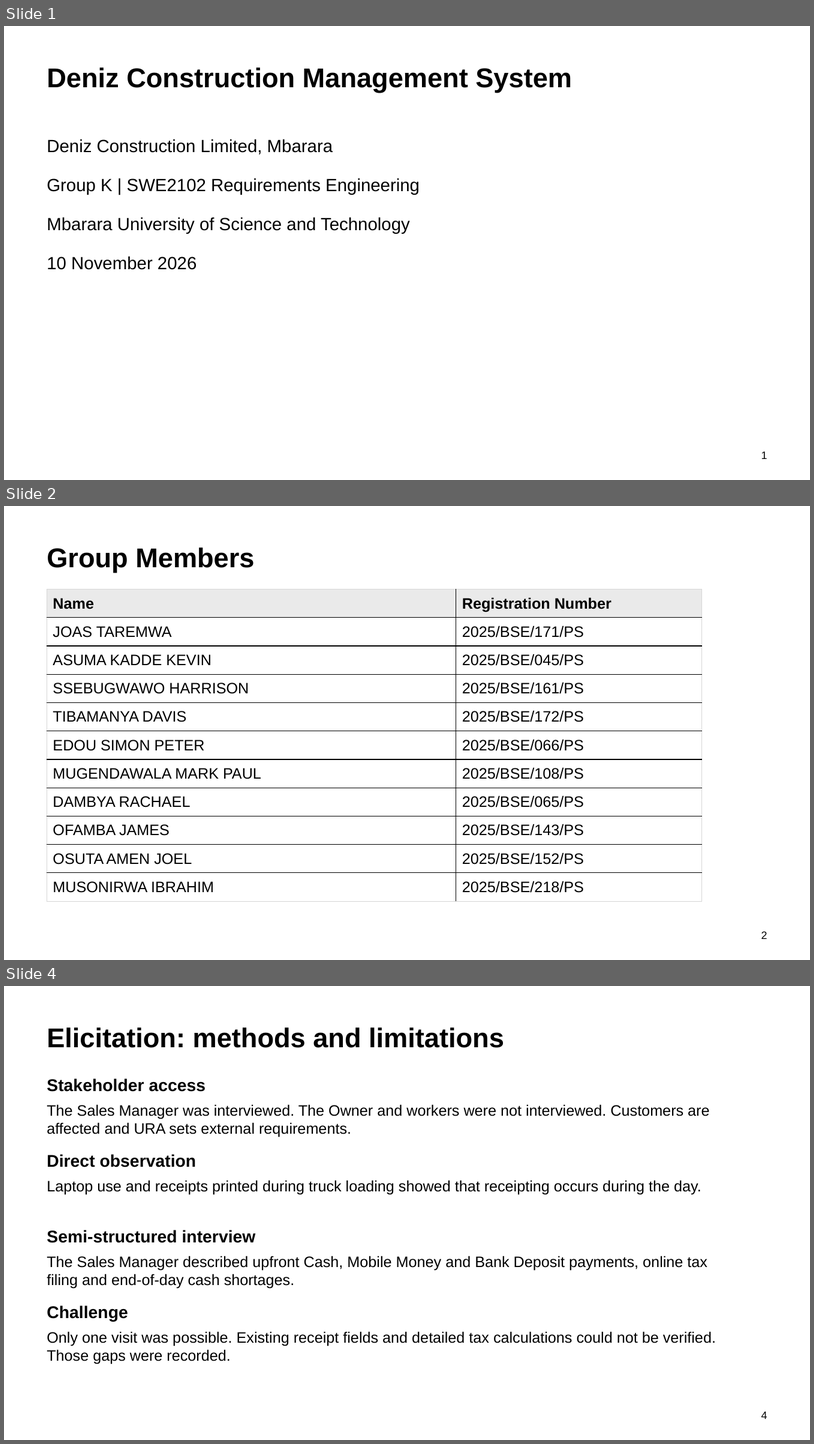
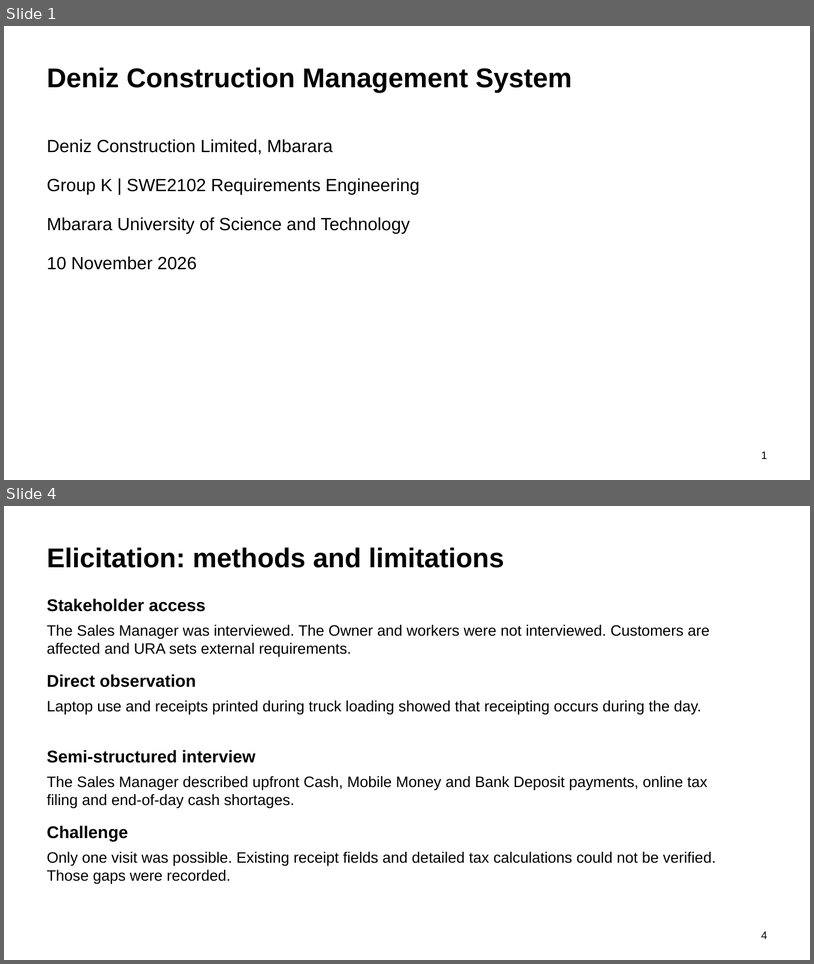
Before and after one commit to mugmarp/requirements-engineering-project-exercise, a slide deck: project_deliverables/PhaseFinal_Grand-Project-Presentation.pptx. Shown one above the other, each under a label of ours: slides 1, 2 and 4 before the commit, slides 1 and 4 after it; the slides between them are not shown. The pictures are 814x1444 and 814x964 pixels, drawn with LibreOffice and Linux fonts; fonts in the diff are those of the drawing. Boxes give left, top, right and bottom in pixels: in the first picture for what was removed or moved away, otherwise in the second. Text is boxed around its words. In the diff, an @@ line names an element or a change of style, - is before the commit and + after.

```diff
--- a/project_deliverables/PhaseFinal_Grand-Project-Presentation.pptx
+++ b/project_deliverables/PhaseFinal_Grand-Project-Presentation.pptx
@@ slide 2 removed at bbox=[4, 506, 810, 960], background #FFFFFF @@
@@ text removed at bbox=[47, 547, 254, 572] @@
-Group Members
@@ table removed at bbox=[47, 589, 702, 901], 11 rows, 2 columns @@
-Name | Registration Number
-JOAS TAREMWA | 2025/BSE/171/PS
-ASUMA KADDE KEVIN | 2025/BSE/045/PS
-SSEBUGWAWO HARRISON | 2025/BSE/161/PS
-TIBAMANYA DAVIS | 2025/BSE/172/PS
-EDOU SIMON PETER | 2025/BSE/066/PS
-MUGENDAWALA MARK PAUL | 2025/BSE/108/PS
-DAMBYA RACHAEL | 2025/BSE/065/PS
-OFAMBA JAMES | 2025/BSE/143/PS
-OSUTA AMEN JOEL | 2025/BSE/152/PS
-MUSONIRWA IBRAHIM | 2025/BSE/218/PS
@@ text removed at bbox=[762, 931, 768, 939] @@
-2
```
Also in this commit, not shown: 3 slides changed, 2 slides added, 1 other slide removed, 20 other files.
